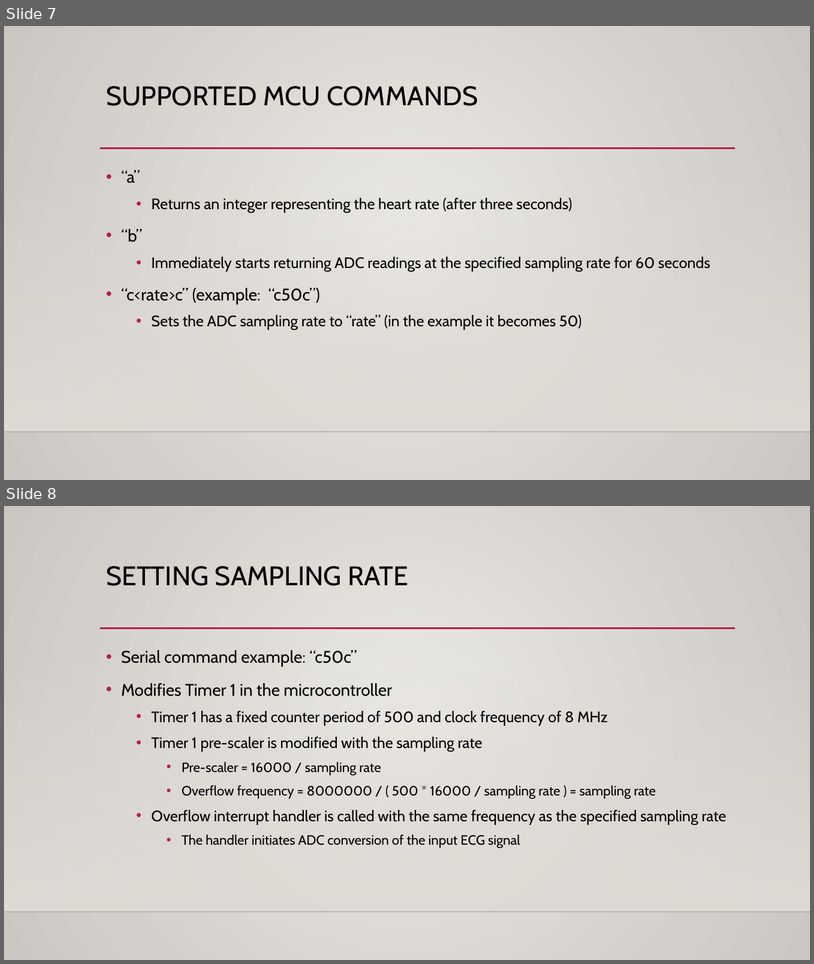
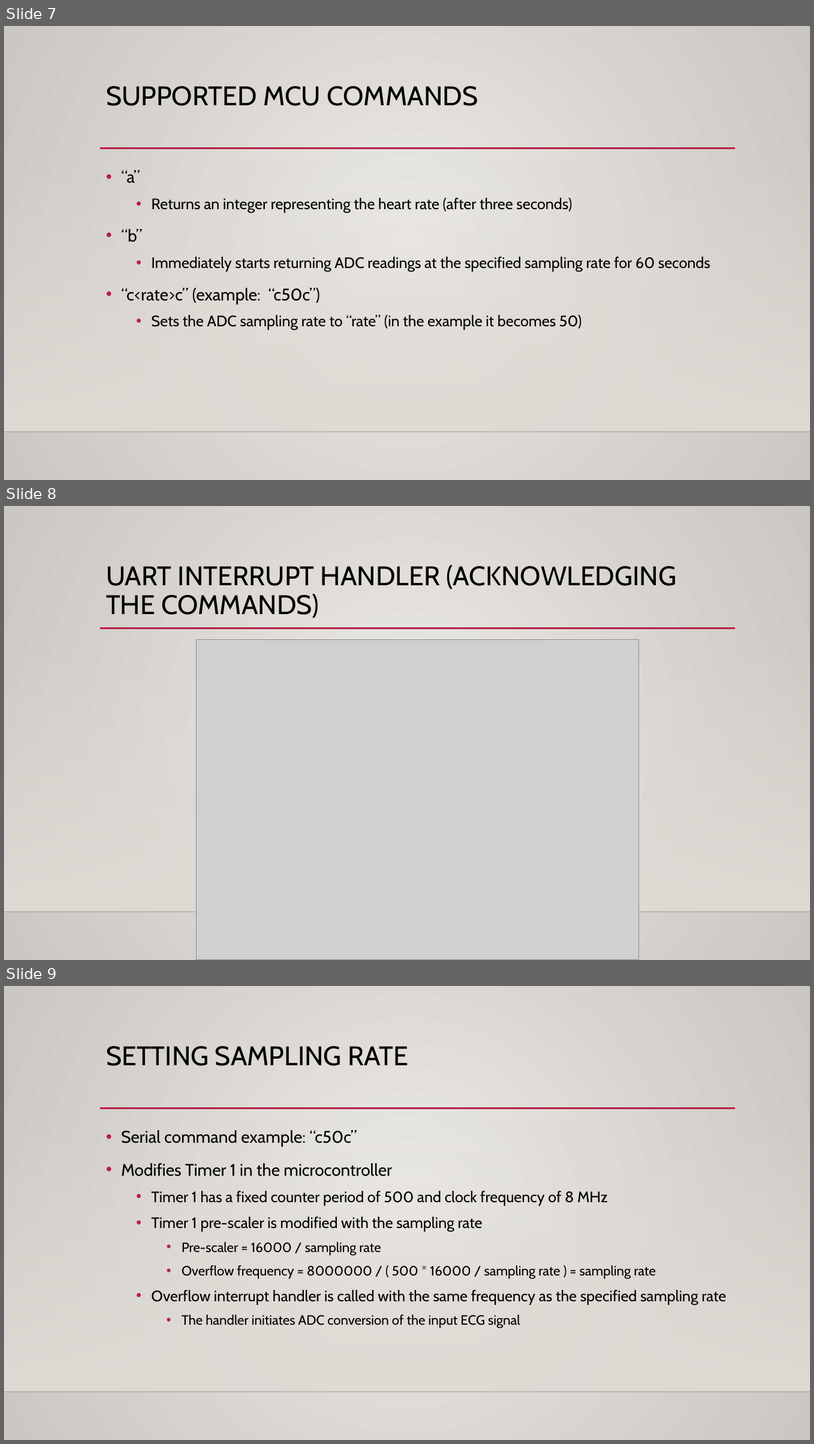
Before and after one commit to theRadFad/HeartMonitor, a slide deck: ECG Heart Monitor.pptx. Shown one above the other, each under a label of ours: slides 7 and 8 before the commit, slides 7, 8 and 9 after it. The pictures are 814x964 and 814x1444 pixels, drawn with LibreOffice and Linux fonts; fonts in the diff are those of the drawing; grey boxes stand for pictures; background and template pictures are left out. Boxes give left, top, right and bottom in pixels: in the first picture for what was removed or moved away, otherwise in the second. Text is boxed around its words. In the diff, an @@ line names an element or a change of style, - is before the commit and + after.

```diff
--- a/ECG Heart Monitor.pptx
+++ b/ECG Heart Monitor.pptx
@@ slide 8 added at box(4, 506, 810, 960), background gradient #ECEAE7 to #CAC7C1; not listed: 3 template elements that a slide beside it also shows @@
@@ title added at box(106, 565, 677, 618), 32 pt, text #000000 @@
+UART INTERRUPT HANDLER (ACKNOWLEDGING THE COMMANDS)
@@ picture added at box(197, 639, 639, 960) @@
@@ what was slide 8 is now slide 9 @@
```
Also in this commit, not shown: 2 other slides added.
